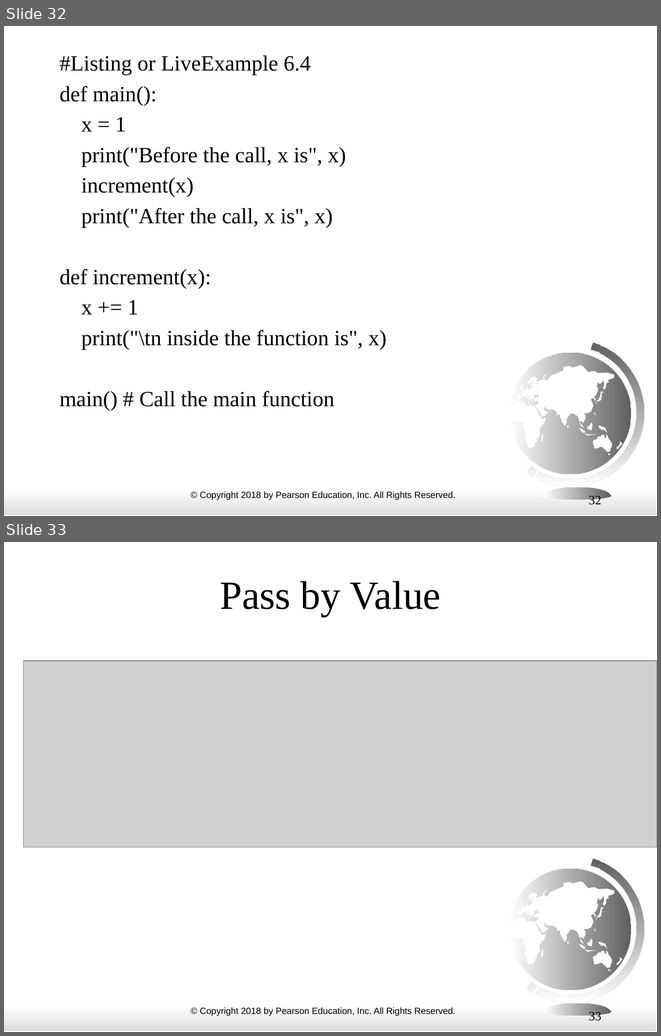
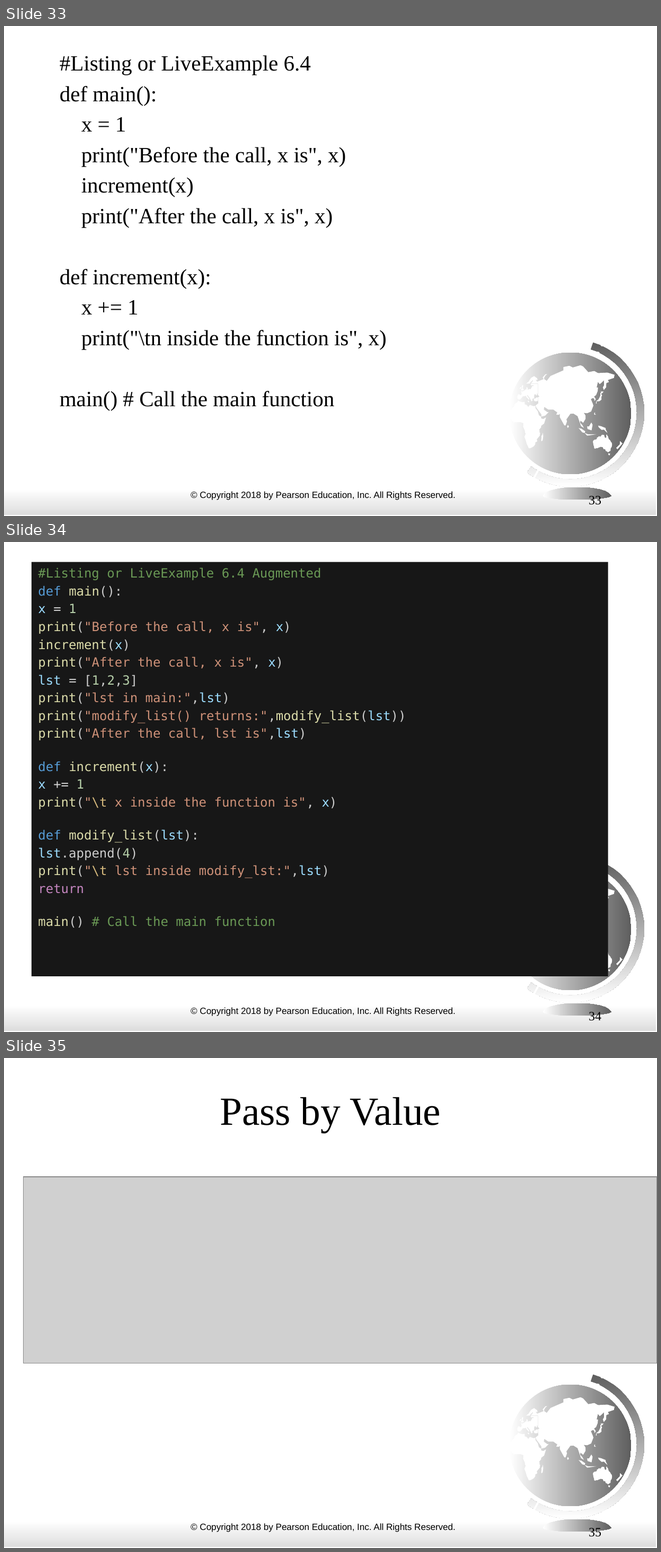
Before and after one commit to alp1991/ECE3_FALL24, a slide deck: ppt_slides/Chapter 06 Functions.pptx. Shown one above the other, each under a label of ours: slides 32 and 33 before the commit, slides 33, 34 and 35 after it. The pictures are 661x1036 and 661x1552 pixels, drawn with LibreOffice and Linux fonts; fonts in the diff are those of the drawing; grey boxes stand for pictures. Boxes give left, top, right and bottom in pixels: in the first picture for what was removed or moved away, otherwise in the second. Text is boxed around its words. In the diff, an @@ line names an element or a change of style, - is before the commit and + after.

```diff
--- a/ppt_slides/Chapter 06 Functions.pptx
+++ b/ppt_slides/Chapter 06 Functions.pptx
@@ slide 34 added at [4,542,657,1032], background #FFFFFF; not listed: 11 template elements that a slide beside it also shows @@
@@ text added at [32,562,608,976], fill #171717, 14 pt, text #CE9178 @@
+#Listing or LiveExample 6.4 Augmented
+def main():
+x = 1
+print("Before the call, x is", x)
+increment(x)
+print("After the call, x is", x)
+lst = [1,2,3]
+print("lst in main:",lst)
+print("modify_list() returns:",modify_list(lst))
+print("After the call, lst is",lst)
+def increment(x):
+x += 1
+print("\t x inside the function is", x)
+def modify_list(lst):
+lst.append(4)
+print("\t lst inside modify_lst:",lst)
+return
+main() # Call the main function
@@ page number added at [589,1012,601,1023], 14 pt, text #000000 @@
+34
@@ what was slide 32 is now slide 33 @@
@@ page number at [589,494,601,507]: text changed @@
-32
+33
@@ what was slide 33 is now slide 35 @@
@@ page number at [589,1526,601,1539]: text changed @@
-33
+35
```
Also in this commit, not shown: 2 slides changed, 1 other slide added.
